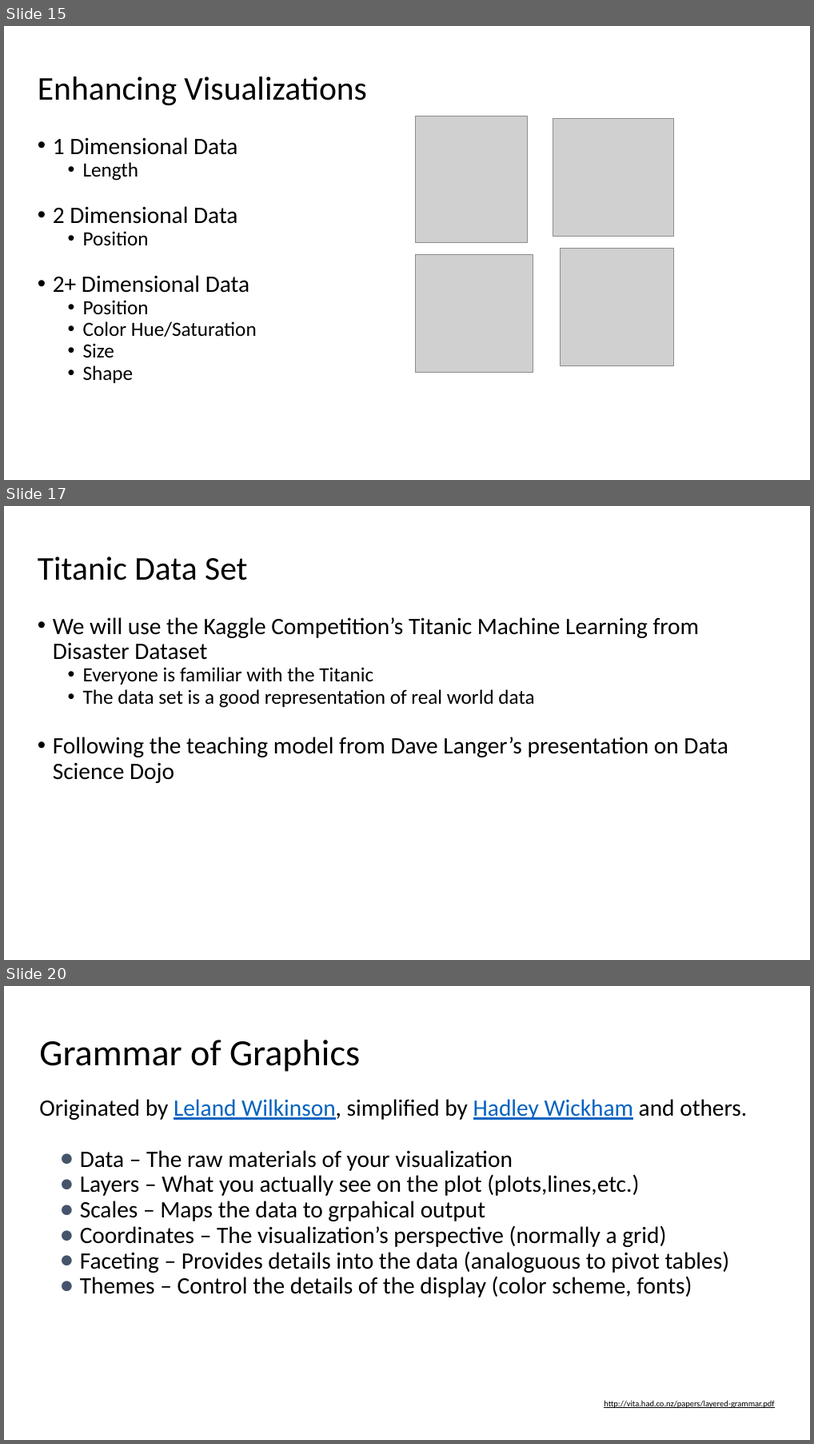
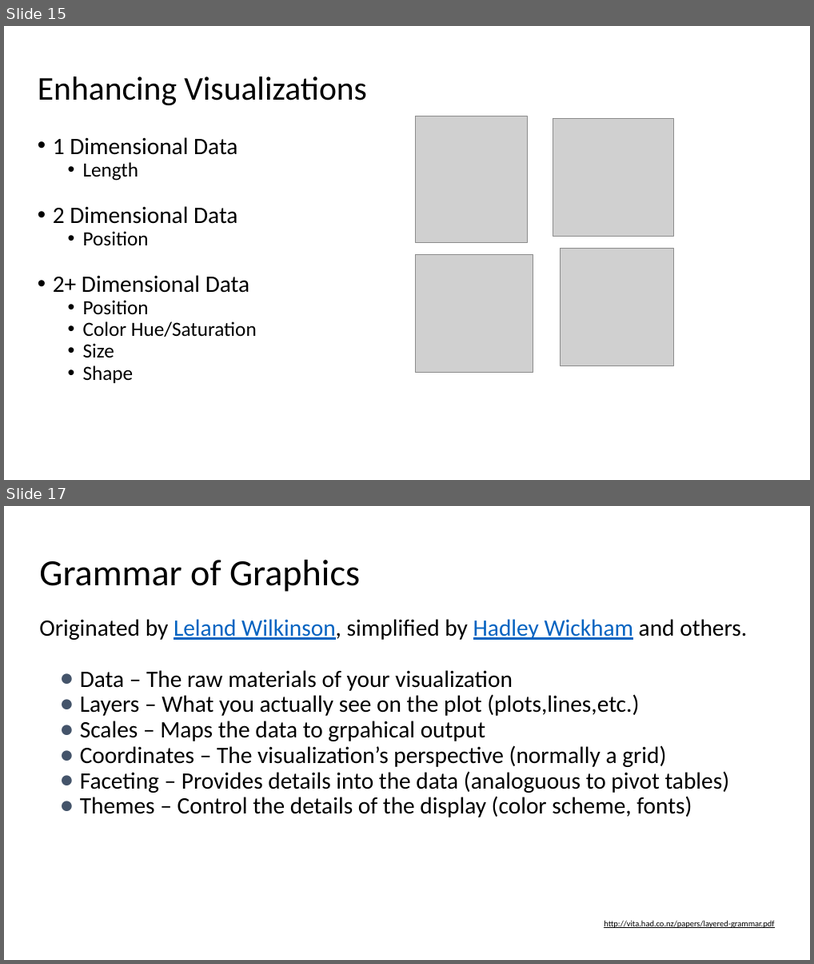
Before and after one commit to RAJohansen/UCL_Workshops, a slide deck: Intro_to_R/Introduction to R.pptx. Shown one above the other, each under a label of ours: slides 15, 17 and 20 before the commit, slides 15 and 17 after it; the slides between them are not shown. The pictures are 814x1444 and 814x964 pixels, drawn with LibreOffice and Linux fonts; fonts in the diff are those of the drawing; grey boxes stand for pictures. Boxes give left, top, right and bottom in pixels: in the first picture for what was removed or moved away, otherwise in the second. Text is boxed around its words. In the diff, an @@ line names an element or a change of style, - is before the commit and + after.

```diff
--- a/Intro_to_R/Introduction to R.pptx
+++ b/Intro_to_R/Introduction to R.pptx
@@ slide 17 removed at box(4, 506, 810, 960), background #FFFFFF @@
@@ title removed at box(38, 556, 247, 580) @@
-Titanic Data Set
@@ text removed at box(53, 617, 728, 783) @@
-• We will use the Kaggle Competition’s Titanic Machine Learning from Disaster Dataset
-  • Everyone is familiar with the Titanic
-  • The data set is a good representation of real world data
-• Following the teaching model from Dave Langer’s presentation on Data Science Dojo
@@ what was slide 20 is now slide 17 @@
```
Also in this commit, not shown: 7 slides changed, 5 slides added, 6 other slides removed.
